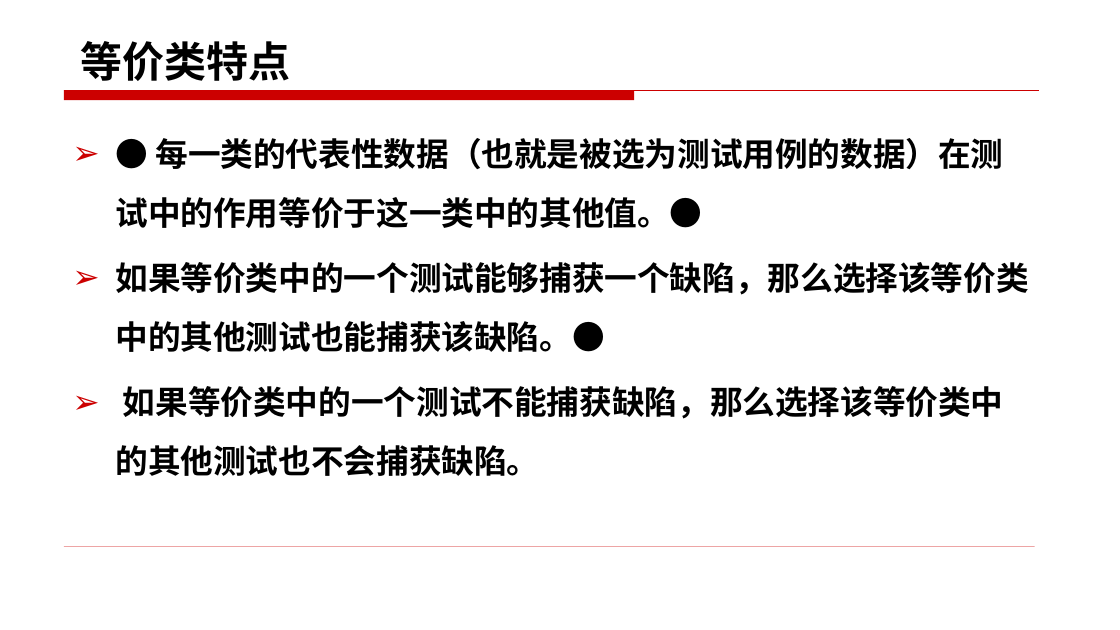
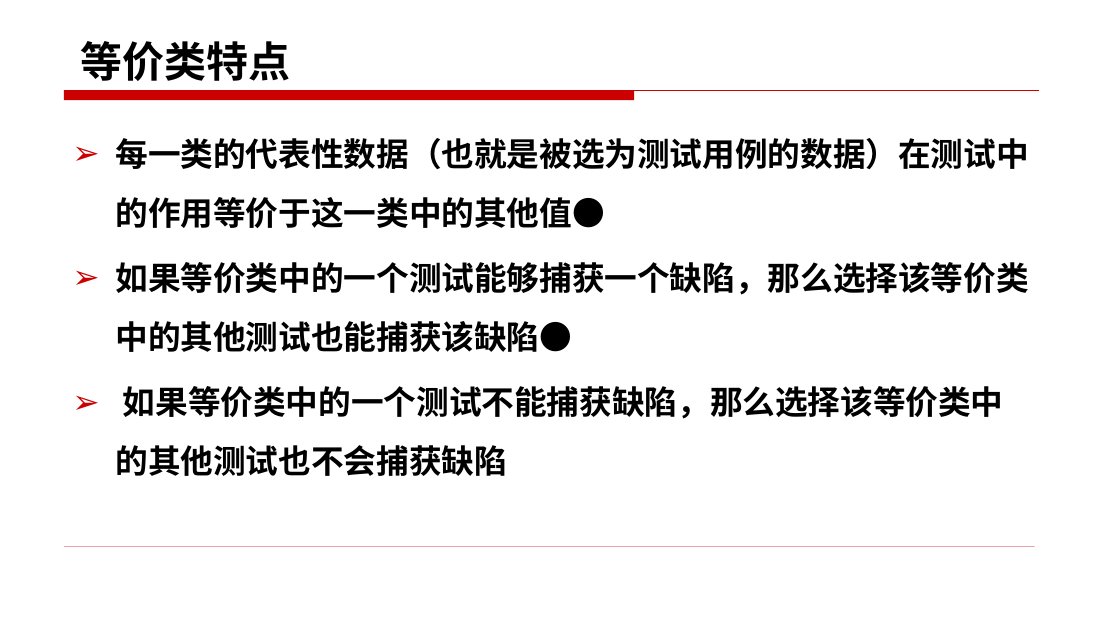
Before and after one commit to edu2act/course-foundation-software-tesing, a slide deck: slide 53 of materials/slides/3.1.pptx (slide 51 before the commit). Drawn at 1120x630 pixels with LibreOffice and Linux fonts; fonts in the diff are those of the drawing. Boxes give left, top, right and bottom in pixels: in the first picture for what was removed or moved away, otherwise in the second. Text is boxed around its words. In the diff, an @@ line names an element or a change of style, - is before the commit and + after.

```diff
--- a/materials/slides/3.1.pptx
+++ b/materials/slides/3.1.pptx
@@ text at (115,138,1028,476): text changed @@
-➢ ● 每一类的代表性数据（也就是被选为测试用例的数据）在测试中的作用等价于这一类中的其他值。●
-➢ 如果等价类中的一个测试能够捕获一个缺陷，那么选择该等价类中的其他测试也能捕获该缺陷。●
-➢ 如果等价类中的一个测试不能捕获缺陷，那么选择该等价类中的其他测试也不会捕获缺陷。
+➢ 每一类的代表性数据（也就是被选为测试用例的数据）在测试中的作用等价于这一类中的其他值●
+➢ 如果等价类中的一个测试能够捕获一个缺陷，那么选择该等价类中的其他测试也能捕获该缺陷●
+➢ 如果等价类中的一个测试不能捕获缺陷，那么选择该等价类中的其他测试也不会捕获缺陷
```
Also in this commit, not shown: 20 other slides changed, 2 slides added, 9 other files.
